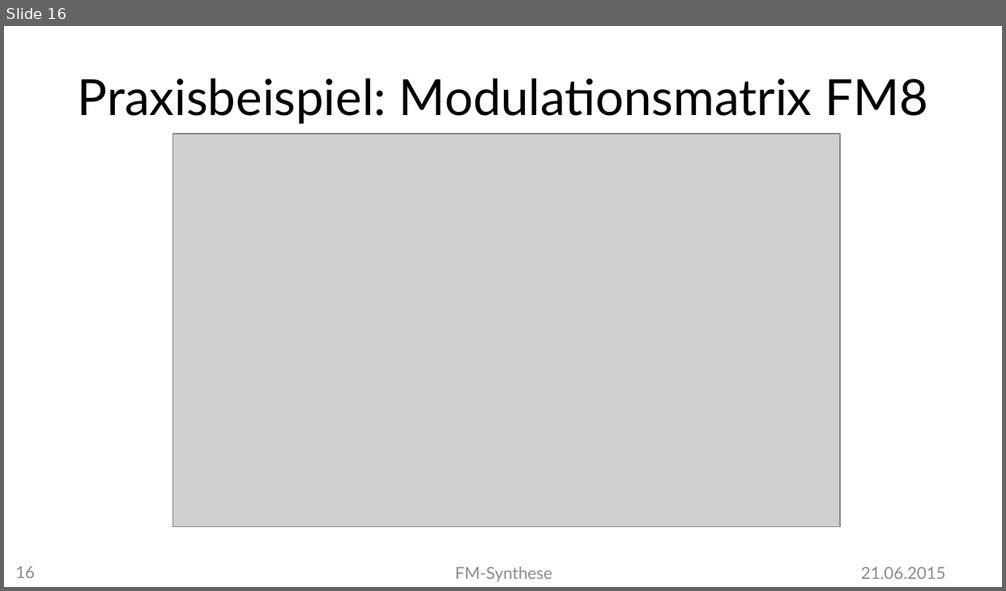
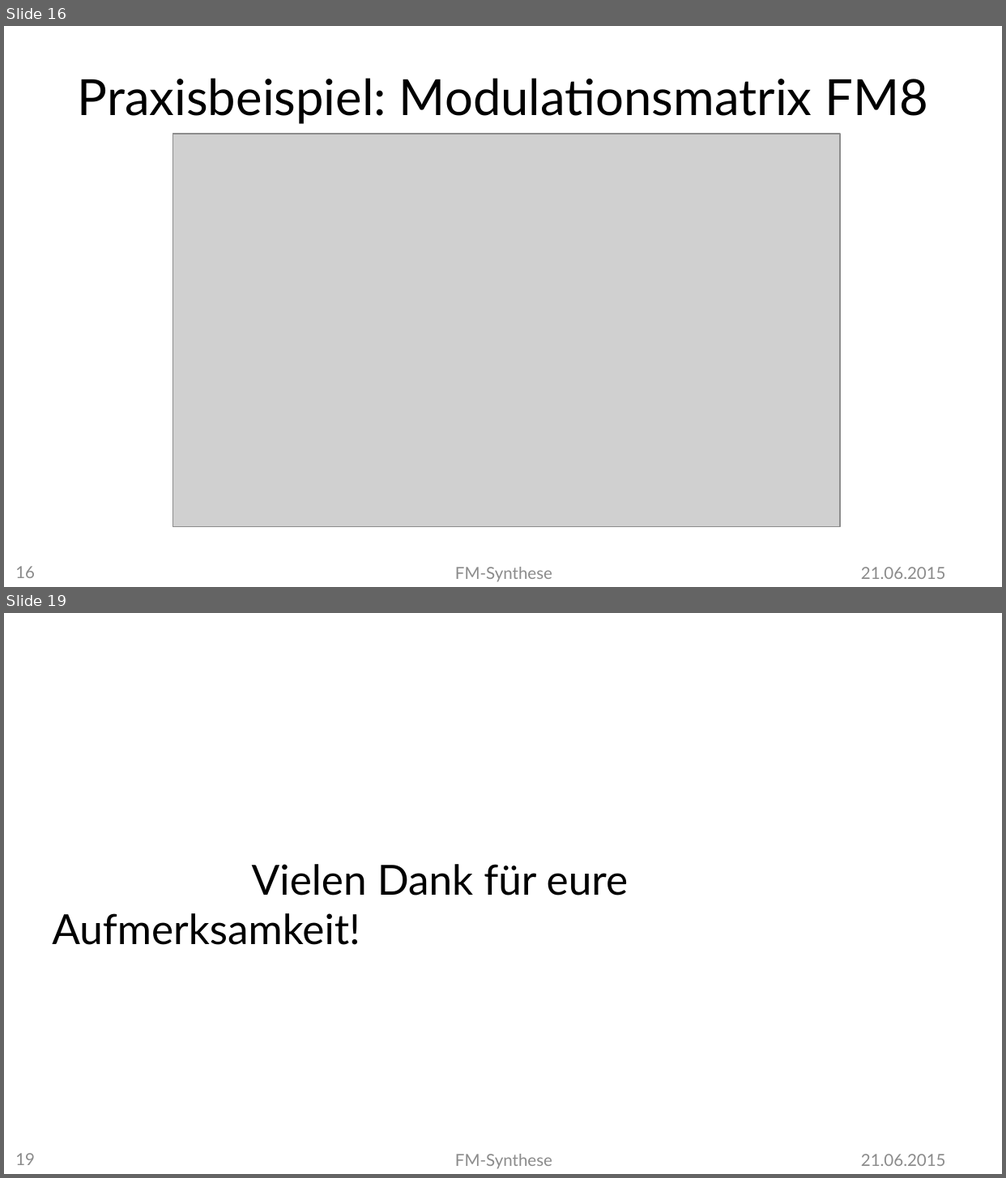
Before and after one commit to MBulli/VSeminar, a slide deck: Praesentation/FMSynthese-Matze.pptx. Shown one above the other, each under a label of ours: slide 16 before the commit, slides 16 and 19 after it; the slides between them are not shown. The pictures are 1006x591 and 1006x1178 pixels, drawn with LibreOffice and Linux fonts; fonts in the diff are those of the drawing; grey boxes stand for pictures; background and template pictures are left out. Boxes give left, top, right and bottom in pixels: in the first picture for what was removed or moved away, otherwise in the second. Text is boxed around its words. In the diff, an @@ line names an element or a change of style, - is before the commit and + after.

```diff
--- a/Praesentation/FMSynthese-Matze.pptx
+++ b/Praesentation/FMSynthese-Matze.pptx
@@ slide 19 added at bbox=[4, 613, 1002, 1174], background #FFFFFF @@
@@ text added at bbox=[52, 864, 628, 945], 30 pt, text #000000 @@
+  Vielen Dank für eure Aufmerksamkeit!
@@ page number added at bbox=[15, 1153, 35, 1165], 12 pt, text #8C8C8C @@
+19
@@ text added at bbox=[455, 1154, 552, 1169], 12 pt, text #8C8C8C @@
+FM-Synthese
@@ text added at bbox=[861, 1154, 946, 1166], 12 pt, text #8C8C8C @@
+21.06.2015
```
Also in this commit, not shown: 2 other slides added.
